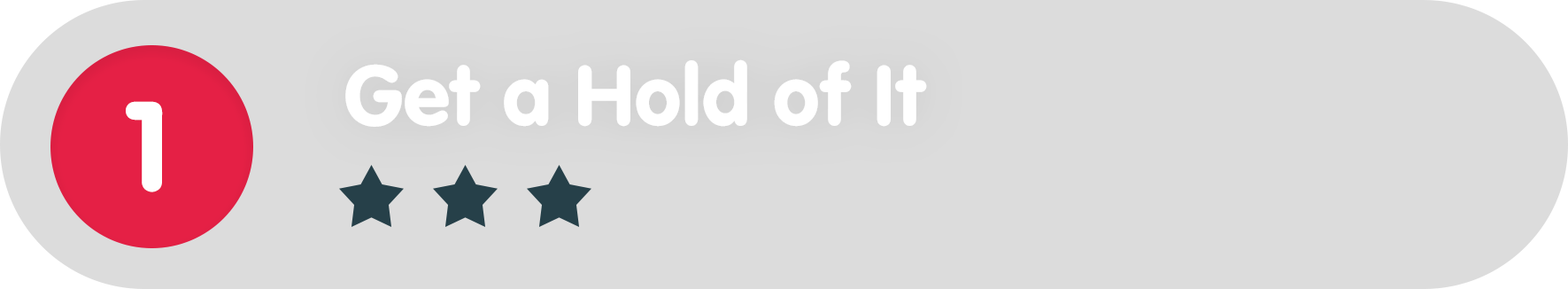
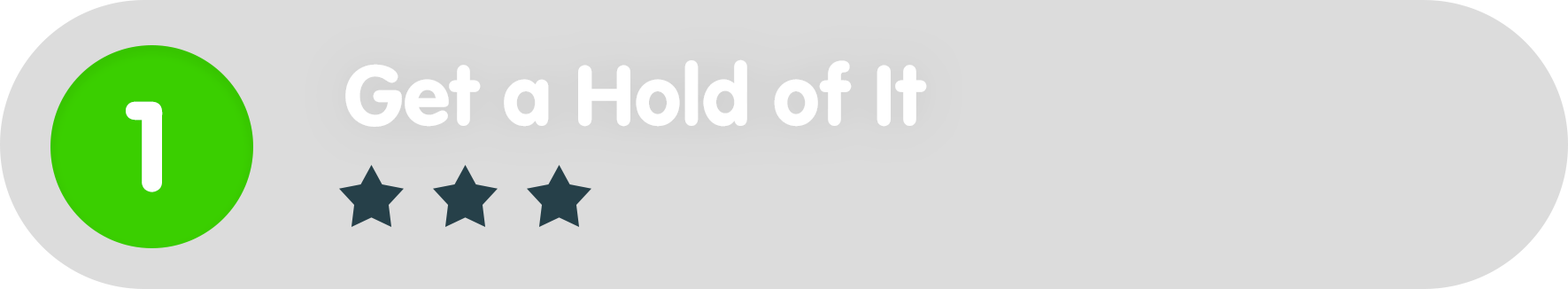
Before/after of a 1568×289 layered artwork. What changed in the layer stack:
painted on "Ellipse_green" over [50, 45, 254, 248]
